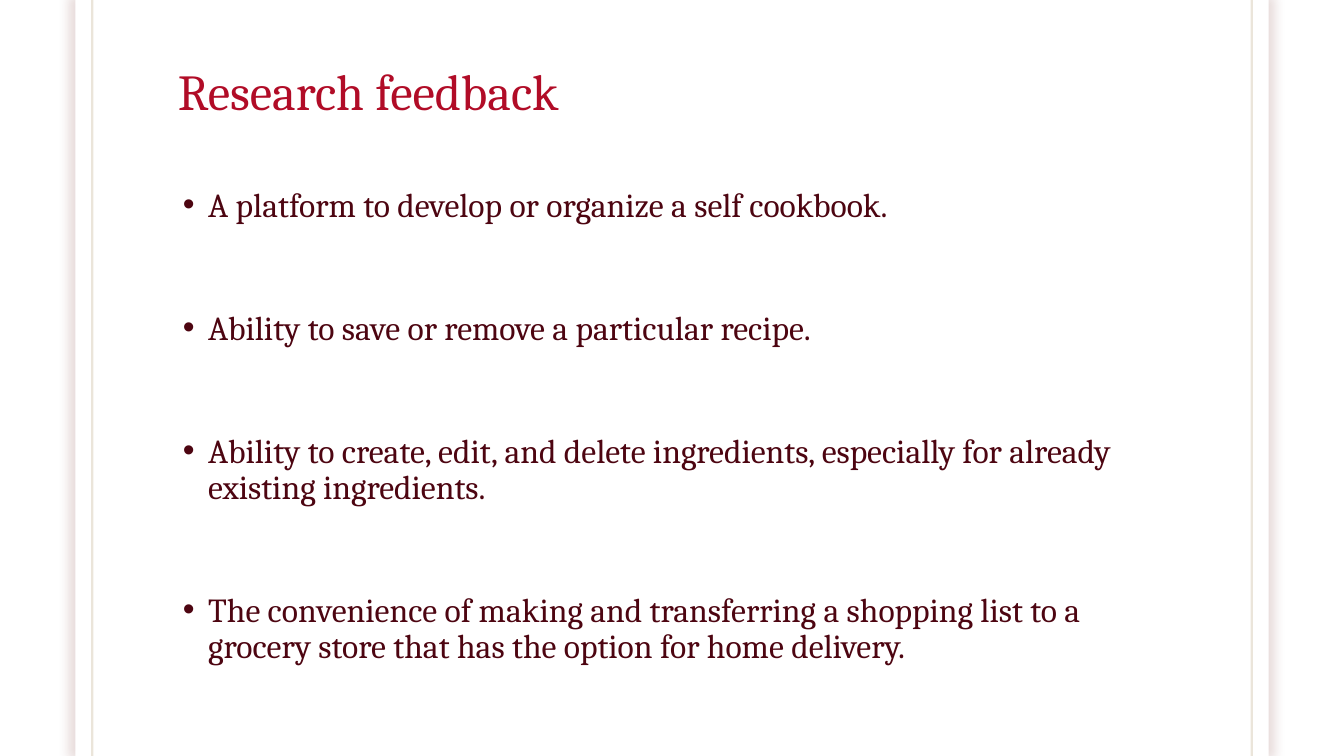
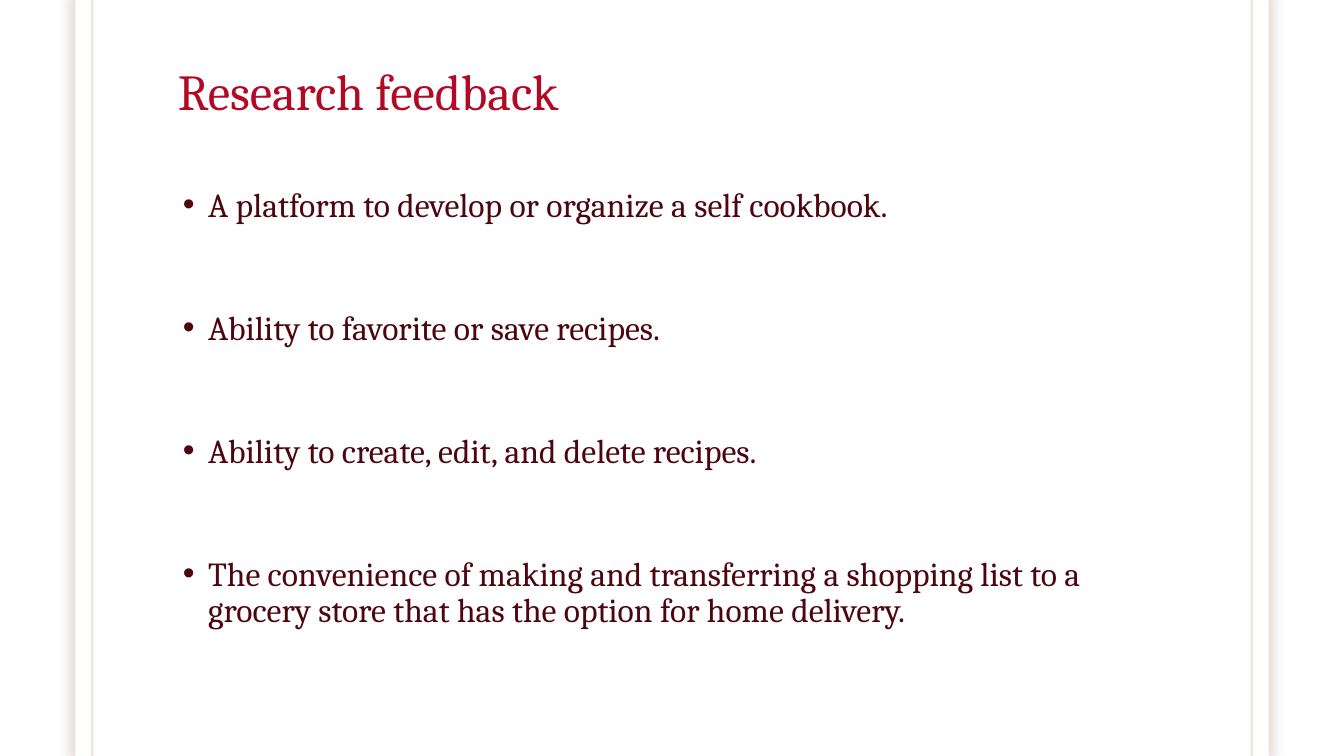
Before and after one commit to brawer88/NewRepo---Capstone, a slide deck: slide 8 of RECIPLEASE.pptx (slide 9 before the commit). Drawn at 1344x756 pixels with LibreOffice and Linux fonts; fonts in the diff are those of the drawing; background and template pictures are left out. Boxes give left, top, right and bottom in pixels: in the first picture for what was removed or moved away, otherwise in the second. Text is boxed around its words. In the diff, an @@ line names an element or a change of style, - is before the commit and + after.

```diff
--- a/RECIPLEASE.pptx
+++ b/RECIPLEASE.pptx
@@ rectangle at <box>76,0,1268,756</box>: shadow changed @@
@@ text at <box>208,316,756,471</box>: text changed @@
-• Ability to save or remove a particular recipe.
-• Ability to create, edit, and delete ingredients, especially for already existing ingredients.
+• Ability to favorite or save recipes.
+• Ability to create, edit, and delete recipes.
```
Also in this commit, not shown: 12 other slides changed, 1 slide added, 9 slides removed, 2 other files.
